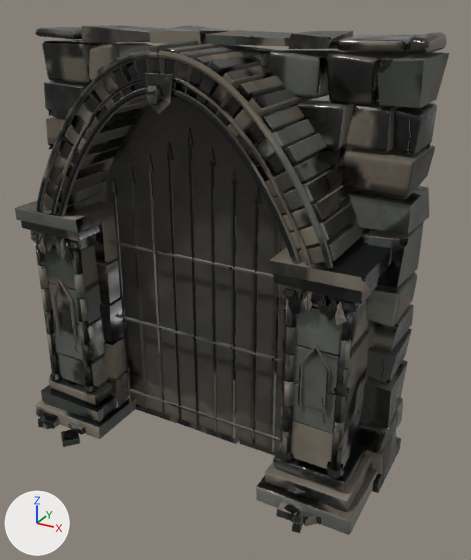
An edit to the glTF model web/public/assets/rpg/wall-bay.glb, drawn before and after from the same camera.
Camera for both pictures: a 50 mm camera at (3.74, -5.83, 5.31) aimed at (0.41, 0.23, 2.27). Lighting does not change. The marker at lower left points along +X, +Y and +Z. The older version comes first. Vertices at exactly the same position are counted once.

In view in the first picture: 'Body_Baked.012'.
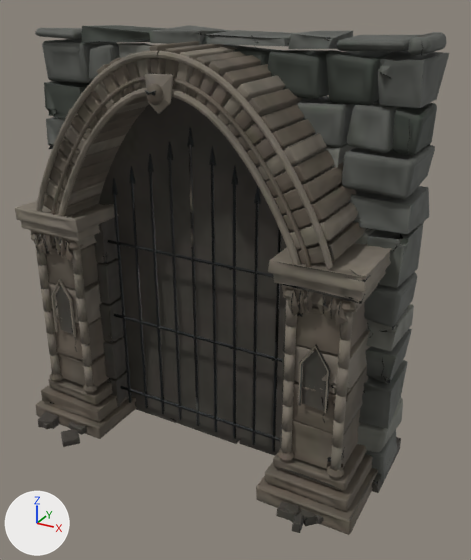
Where the change shows, as pixel boxes [x1, y1, x2, y2] in the pictures (471 x 560 px):
part 1 of me_cube_865, cut back
    after: [15, 25, 449, 532]
part 2 of me_cube_865, surface changed
    both: [15, 28, 448, 533]

What the commit changed:
me_cube_865 is used by ob_body_baked_012; location (0.0, 0.0, 0.0).
me_cube_865 had 23089 vertices, 44815 faces and spanned x -2.34..2.34, y -0.93..1.13, z -0.03..4.97.
me_cube_865 now has 27875 vertices, 54387 faces and spans x -2.34..2.34, y -0.93..1.13, z -0.03..4.97.
me_cube_865 part 1: 2 vertices moved within x -0.59..1.16, y -0.48, z 4.1..4.35; 4786 vertices added at x -2.32..2.31, y -0.85..1.12, z 0.01..4.95.
me_cube_865 part 2: 42370 kept faces spanning x -2.34..2.34, y -0.93..1.13, z -0.03..4.97 get new texture (UV) coordinates.
